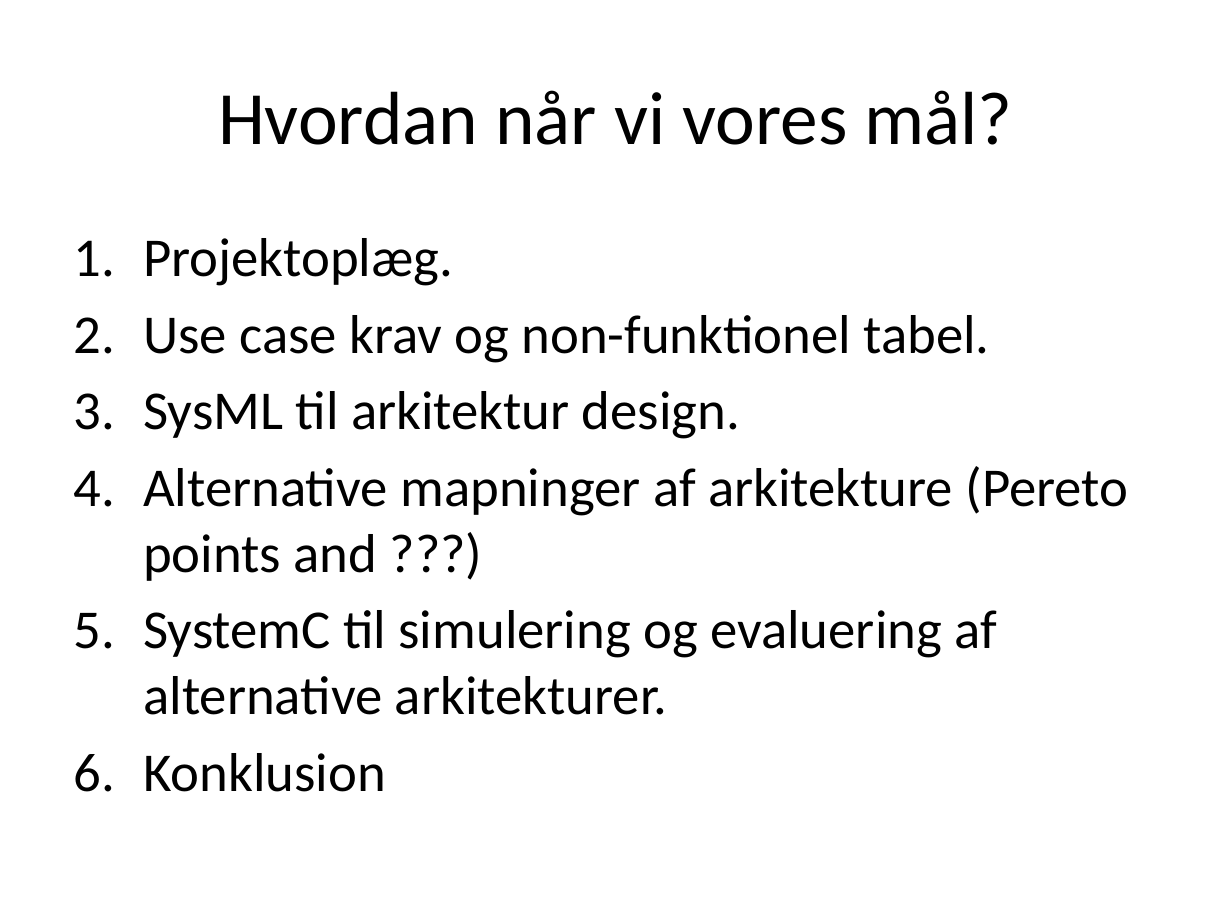
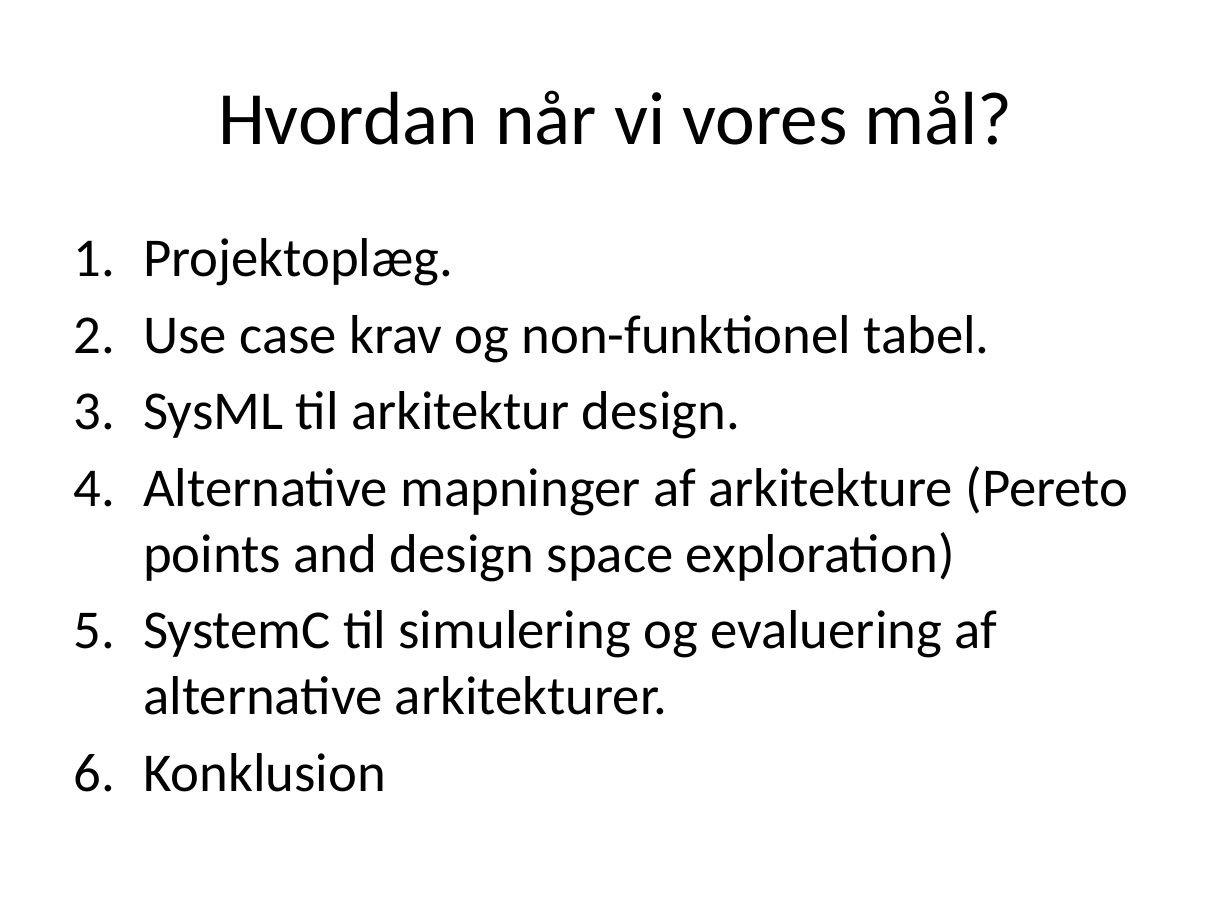
Before and after one commit to ahpoder/masterofit2009, a slide deck: slide 8 of syseng_hwco/proj/Artifact/Presentations/Presentation_11_02_11.pptx. Drawn at 1232x924 pixels with LibreOffice and Linux fonts; fonts in the diff are those of the drawing. Boxes give left, top, right and bottom in pixels: in the first picture for what was removed or moved away, otherwise in the second. Text is boxed around its words. In the diff, an @@ line names an element or a change of style, - is before the commit and + after.

```diff
--- a/syseng_hwco/proj/Artifact/Presentations/Presentation_11_02_11.pptx
+++ b/syseng_hwco/proj/Artifact/Presentations/Presentation_11_02_11.pptx
@@ text at [143, 466, 1129, 582]: text changed @@
-4. Alternative mapninger af arkitekture (Pereto points and ???)
+4. Alternative mapninger af arkitekture (Pereto points and design space exploration)
```
Also in this commit, not shown: 2 other slides changed.
